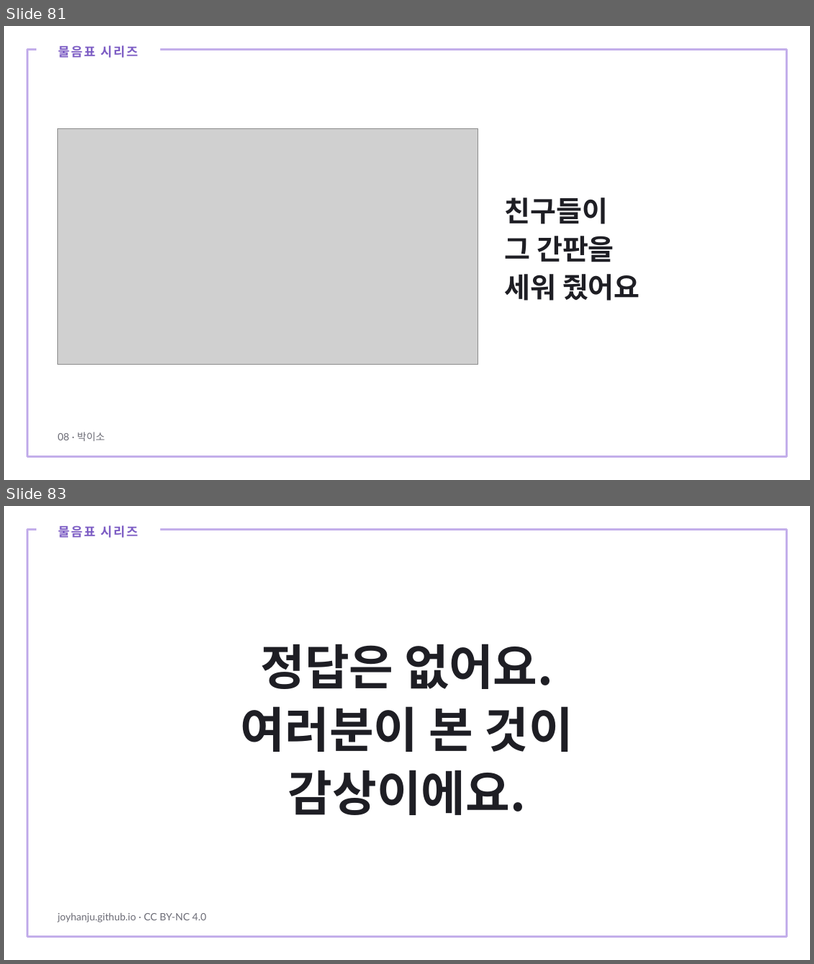
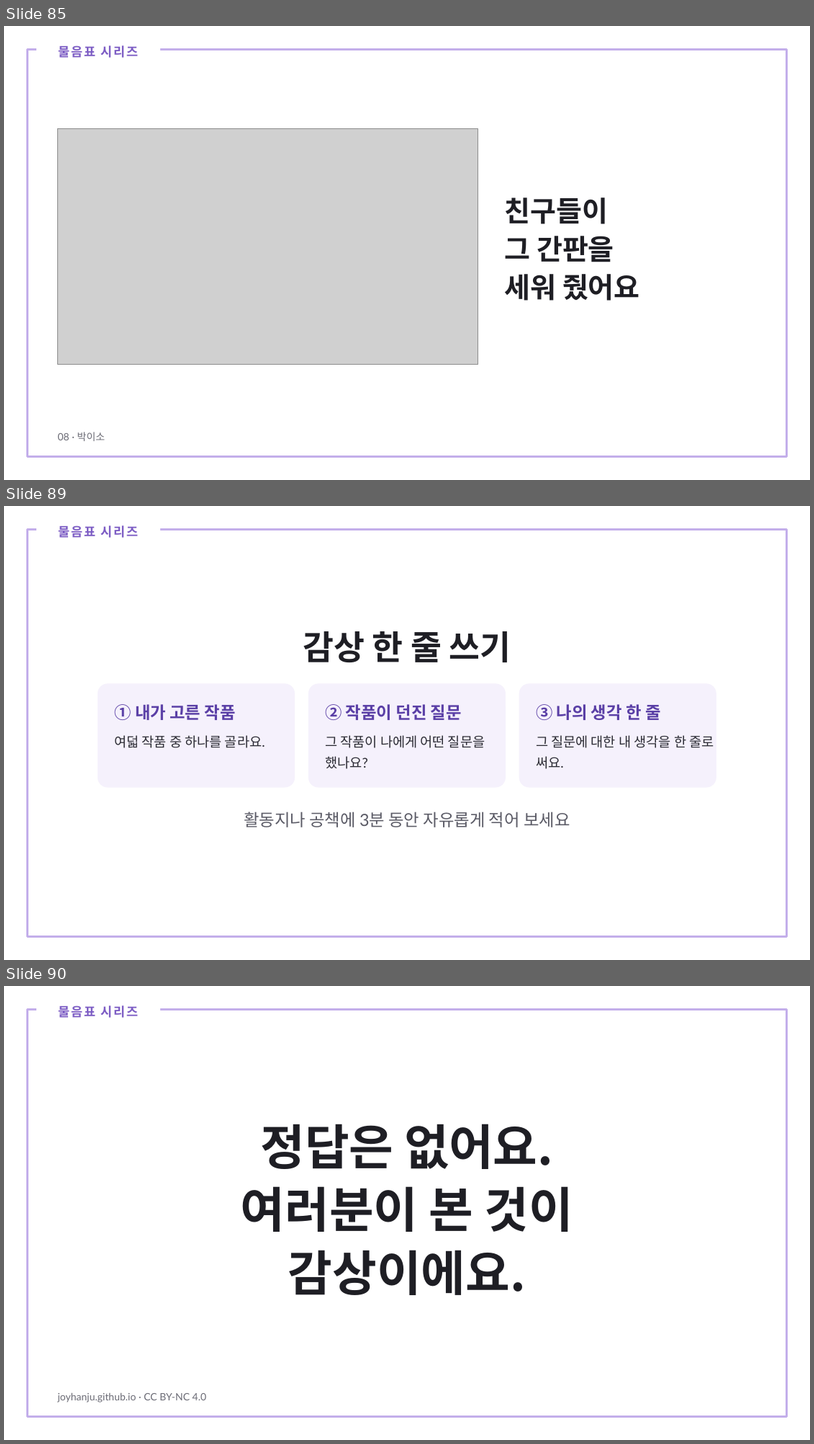
Before and after one commit to joyhanju/joyhanju.github.io, a slide deck: materials/this-is-art/이것도미술이에요_수업PPT.pptx. Shown one above the other, each under a label of ours: slides 81 and 83 before the commit, slides 85, 89 and 90 after it; the slides between them are not shown. The pictures are 814x964 and 814x1444 pixels, drawn with LibreOffice and Linux fonts; fonts in the diff are those of the drawing; grey boxes stand for pictures. Boxes give left, top, right and bottom in pixels: in the first picture for what was removed or moved away, otherwise in the second. Text is boxed around its words. In the diff, an @@ line names an element or a change of style, - is before the commit and + after.

```diff
--- a/materials/this-is-art/이것도미술이에요_수업PPT.pptx
+++ b/materials/this-is-art/이것도미술이에요_수업PPT.pptx
@@ slide 89 added at [4,506,810,960], background #FFFFFF @@
@@ text added at [59,525,139,538], 15 pt, text #7C5CC4, bold @@
+물음표 시리즈
@@ rectangle added at [28,530,787,936], outline #C3AEEA 3 pt @@
@@ text added at [303,631,512,662], 40 pt, text #1E1E24, bold @@
+감상 한 줄 쓰기
@@ rounded rectangle added at [98,683,295,788], fill #F5F1FC @@
@@ rounded rectangle added at [309,683,506,788], fill #F5F1FC @@
@@ rounded rectangle added at [520,683,717,788], fill #F5F1FC @@
@@ text added at [114,704,236,720], 20 pt, text #5A3FA6, bold @@
+① 내가 고른 작품
@@ text added at [325,704,462,720], 20 pt, text #5A3FA6, bold @@
+② 작품이 던진 질문
@@ text added at [536,704,661,720], 20 pt, text #5A3FA6, bold @@
+③ 나의 생각 한 줄
@@ text added at [114,735,265,748], 16 pt, text #2B2B33 @@
+여덟 작품 중 하나를 골라요.
@@ text added at [325,735,485,769], 16 pt, text #2B2B33 @@
+그 작품이 나에게 어떤 질문을 했나요?
@@ text added at [536,735,714,769], 16 pt, text #2B2B33 @@
+그 질문에 대한 내 생각을 한 줄로 써요.
@@ text added at [244,811,570,827], 20 pt, text #5B5B66 @@
+활동지나 공책에 3분 동안 자유롭게 적어 보세요
@@ what was slide 81 is now slide 85 @@
@@ what was slide 83 is now slide 90 @@
```
Also in this commit, not shown: 23 slides changed, 6 other slides added, 1 other file.
